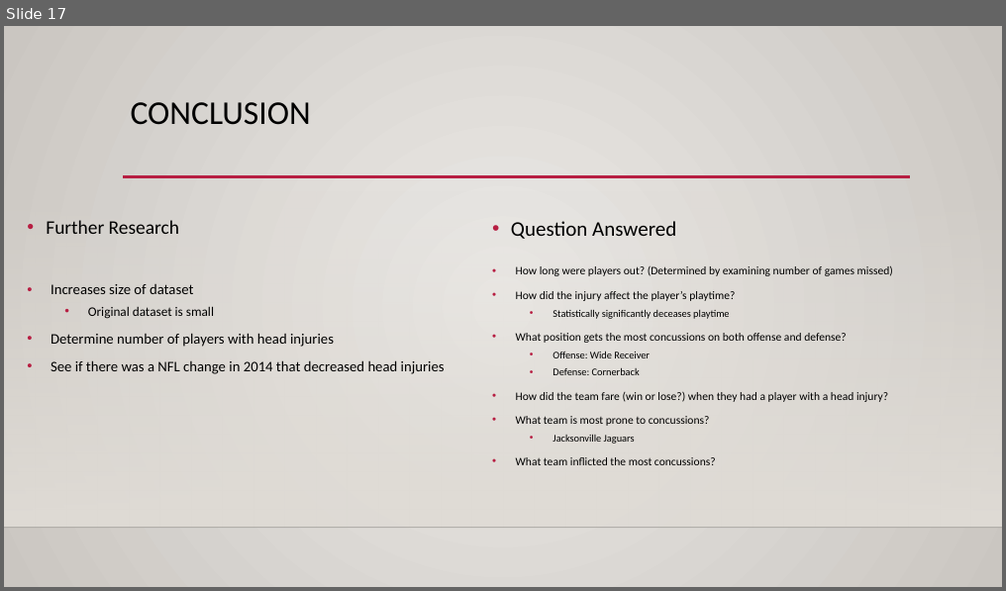
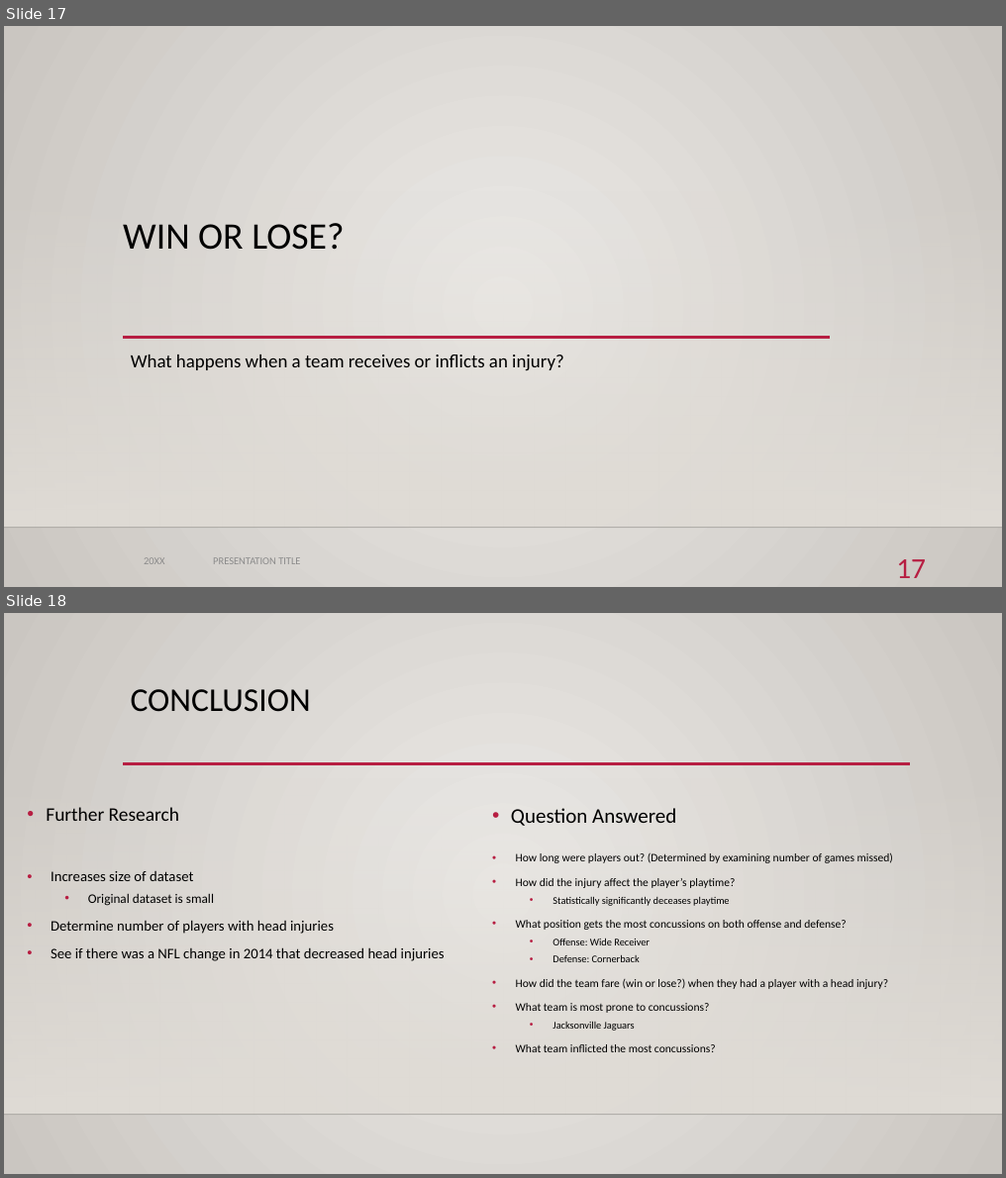
Before and after one commit to DunieCarrasco/nfl_concussion_analysis, a slide deck: NFL_concussion_study.pptx. Shown one above the other, each under a label of ours: slide 17 before the commit, slides 17 and 18 after it. The pictures are 1006x591 and 1006x1178 pixels, drawn with LibreOffice and Linux fonts; fonts in the diff are those of the drawing; background and template pictures are left out. Boxes give left, top, right and bottom in pixels: in the first picture for what was removed or moved away, otherwise in the second. Text is boxed around its words. In the diff, an @@ line names an element or a change of style, - is before the commit and + after.

```diff
--- a/NFL_concussion_study.pptx
+++ b/NFL_concussion_study.pptx
@@ slide 17 added at (4, 26, 1002, 587), background gradient #ECEAE7 to #CAC7C1; not listed: 2 template elements that a slide beside it also shows @@
@@ title added at (123, 223, 344, 250), 36 pt, text #000000 @@
+WIN OR LOSE?
@@ line added from (123, 338) to (830, 338), #B71E42 2.5 pt @@
@@ text added at (131, 355, 564, 372), 18 pt, text #000000 @@
+What happens when a team receives or inflicts an injury?
@@ text added at (144, 558, 164, 565), 10 pt, text #8C8C8C @@
+20XX
@@ text added at (213, 558, 300, 565), 10 pt, text #8C8C8C @@
+PRESENTATION TITLE
@@ page number added at (896, 560, 926, 578), 28 pt, text #B71E42 @@
+17
@@ what was slide 17 is now slide 18 @@
```
Also in this commit, not shown: 6 slides changed, 4 other slides added, 3 slides removed.
